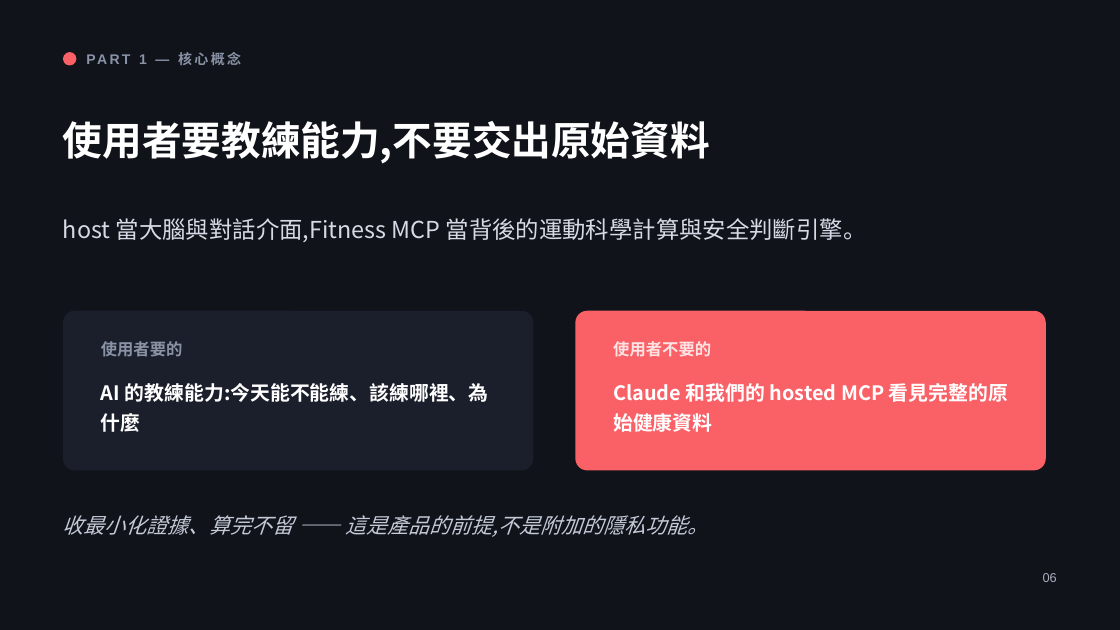
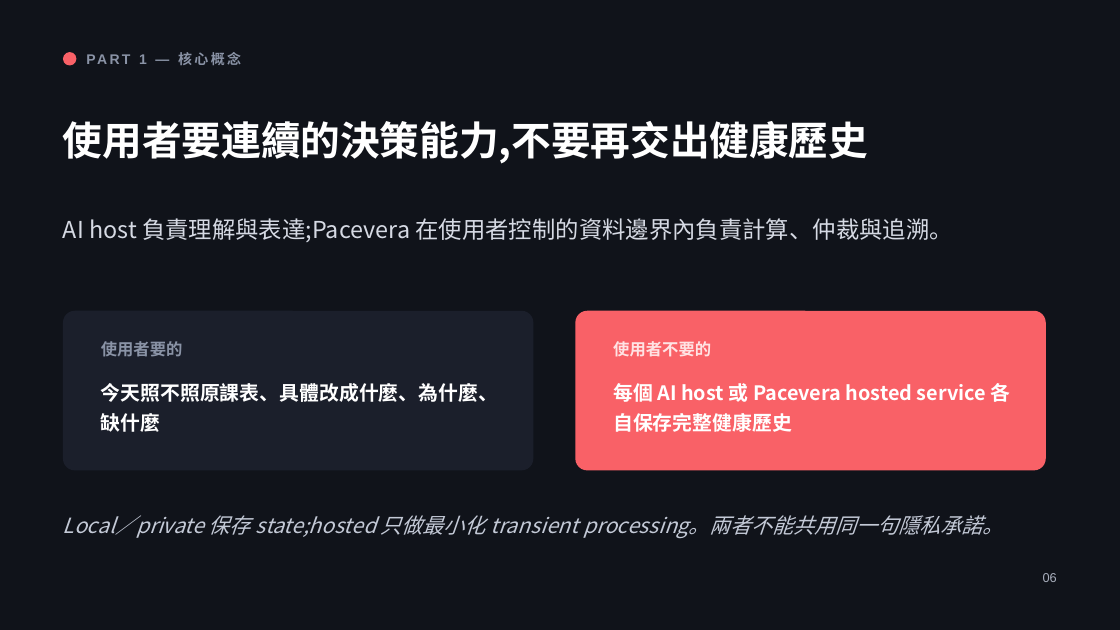
Before and after one commit to henryyeh182/evidra, a slide deck: slide 6 of docs/Fitness-MCP-Product-Vision.pptx. Drawn at 1120x630 pixels with LibreOffice and Linux fonts; fonts in the diff are those of the drawing. Boxes give left, top, right and bottom in pixels: in the first picture for what was removed or moved away, otherwise in the second. Text is boxed around its words. In the diff, an @@ line names an element or a change of style, - is before the commit and + after.

```diff
--- a/docs/Fitness-MCP-Product-Vision.pptx
+++ b/docs/Fitness-MCP-Product-Vision.pptx
@@ text at (63,121,868,164): text changed @@
-使用者要教練能力,不要交出原始資料
+使用者要連續的決策能力,不要再交出健康歷史
@@ text at (63,218,953,242): text changed @@
-host 當大腦與對話介面,Fitness MCP 當背後的運動科學計算與安全判斷引擎。
+AI host 負責理解與表達;Pacevera 在使用者控制的資料邊界內負責計算、仲裁與追溯。
@@ text at (101,383,498,432): text changed @@
-AI 的教練能力:今天能不能練、該練哪裡、為什麼
+今天照不照原課表、具體改成什麼、為什麼、缺什麼
@@ text at (613,383,1011,432): text changed @@
-Claude 和我們的 hosted MCP 看見完整的原始健康資料
+每個 AI host 或 Pacevera hosted service 各自保存完整健康歷史
@@ text at (63,515,1004,538): text changed @@
-收最小化證據、算完不留 —— 這是產品的前提,不是附加的隱私功能。
+Local／private 保存 state;hosted 只做最小化 transient processing。兩者不能共用同一句隱私承諾。
```
Also in this commit, not shown: 9 other slides changed, 39 other files.
